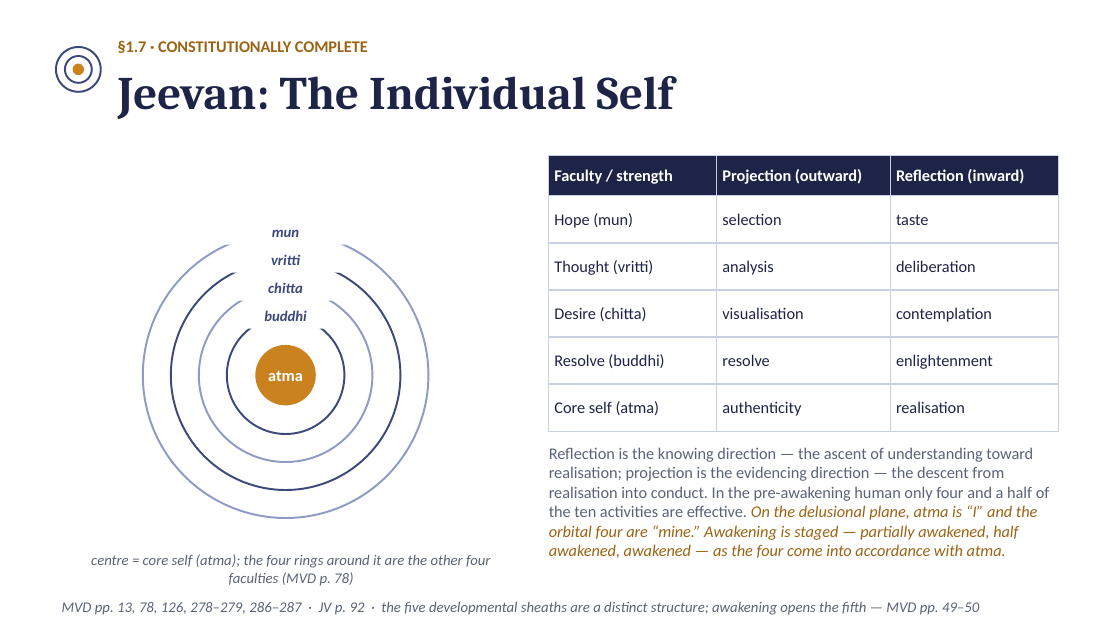
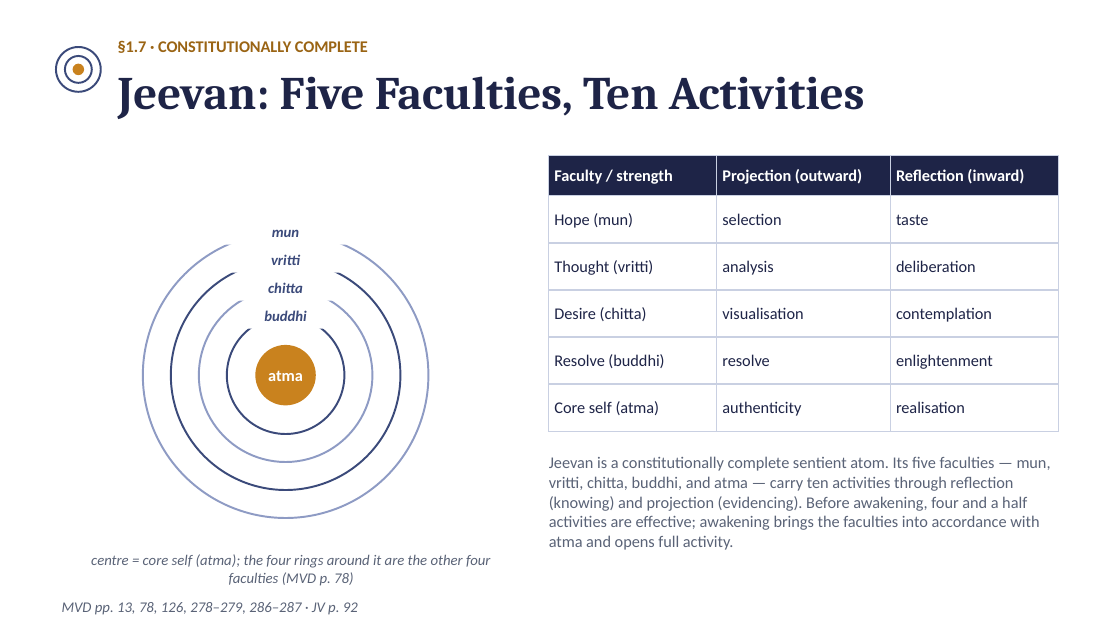
Before and after one commit to raghavamohan/AnalyticMadhyasthDarshan, a slide deck: slide 14 of Studies/The-Ontology-of-Coexistence/The-Ontology-of-Existence-Madhyasth-Darshan.pptx (slide 12 before the commit). Drawn at 1120x630 pixels with LibreOffice and Linux fonts; fonts in the diff are those of the drawing. Boxes give left, top, right and bottom in pixels: in the first picture for what was removed or moved away, otherwise in the second. Text is boxed around its words. In the diff, an @@ line names an element or a change of style, - is before the commit and + after.

```diff
--- a/Studies/The-Ontology-of-Coexistence/The-Ontology-of-Existence-Madhyasth-Darshan.pptx
+++ b/Studies/The-Ontology-of-Coexistence/The-Ontology-of-Existence-Madhyasth-Darshan.pptx
@@ text at (118, 76, 865, 119): text changed @@
-Jeevan: The Individual Self
+Jeevan: Five Faculties, Ten Activities
@@ text at (549, 456, 1051, 550): text changed @@
-Reflection is the knowing direction — the ascent of understanding toward realisation; projection is the evidencing direction — the descent from realisation into conduct. In the pre-awakening human only four and a half of the ten activities are effective. On the delusional plane, atma is “I” and the orbital four are “mine.” Awakening is staged — partially awakened, half awakened, awakened — as the four come into accordance with atma.
+Jeevan is a constitutionally complete sentient atom. Its five faculties — mun, vritti, chitta, buddhi, and atma — carry ten activities through reflection (knowing) and projection (evidencing). Before awakening, four and a half activities are effective; awakening brings the faculties into accordance with atma and opens full activity.
@@ text at (62, 602, 358, 615): text changed @@
-MVD pp. 13, 78, 126, 278–279, 286–287 · JV p. 92 · the five developmental sheaths are a distinct structure; awakening opens the fifth — MVD pp. 49–50
+MVD pp. 13, 78, 126, 278–279, 286–287 · JV p. 92
```
Also in this commit, not shown: 11 other slides changed, 2 slides added, 9 other files.
